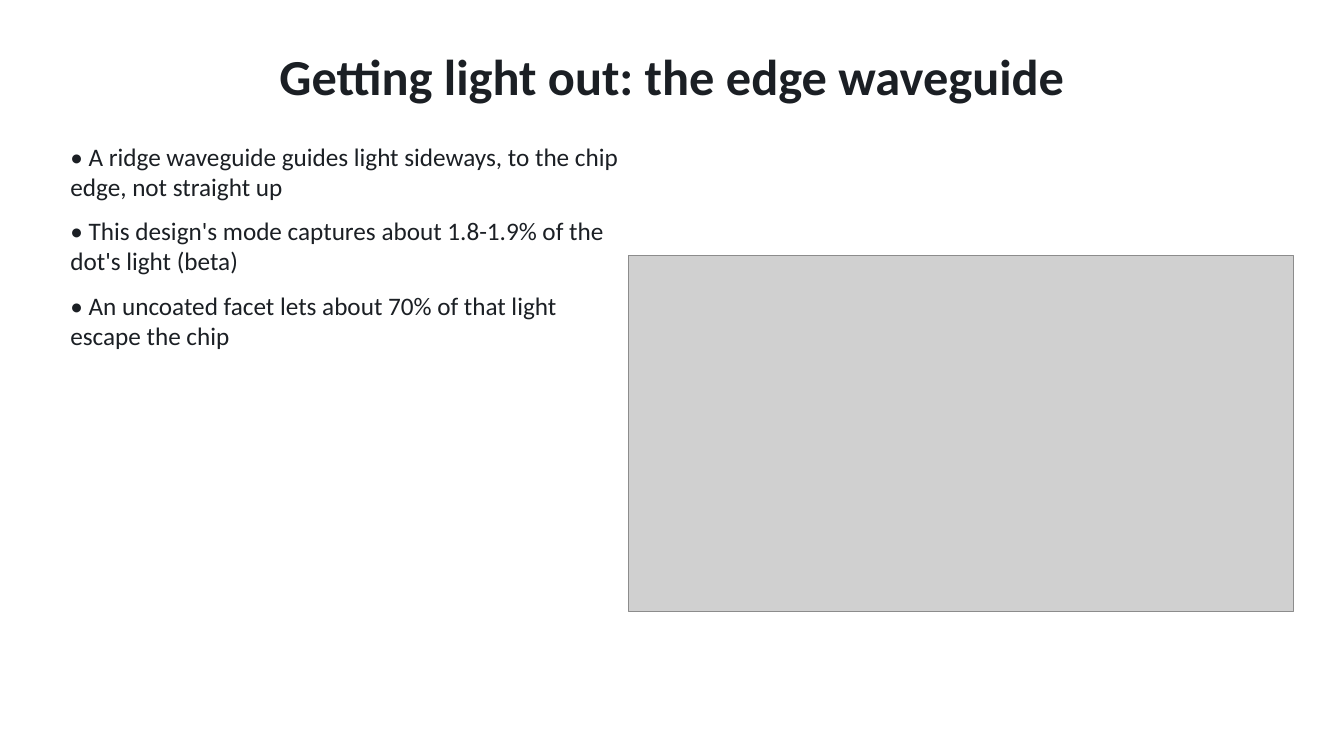
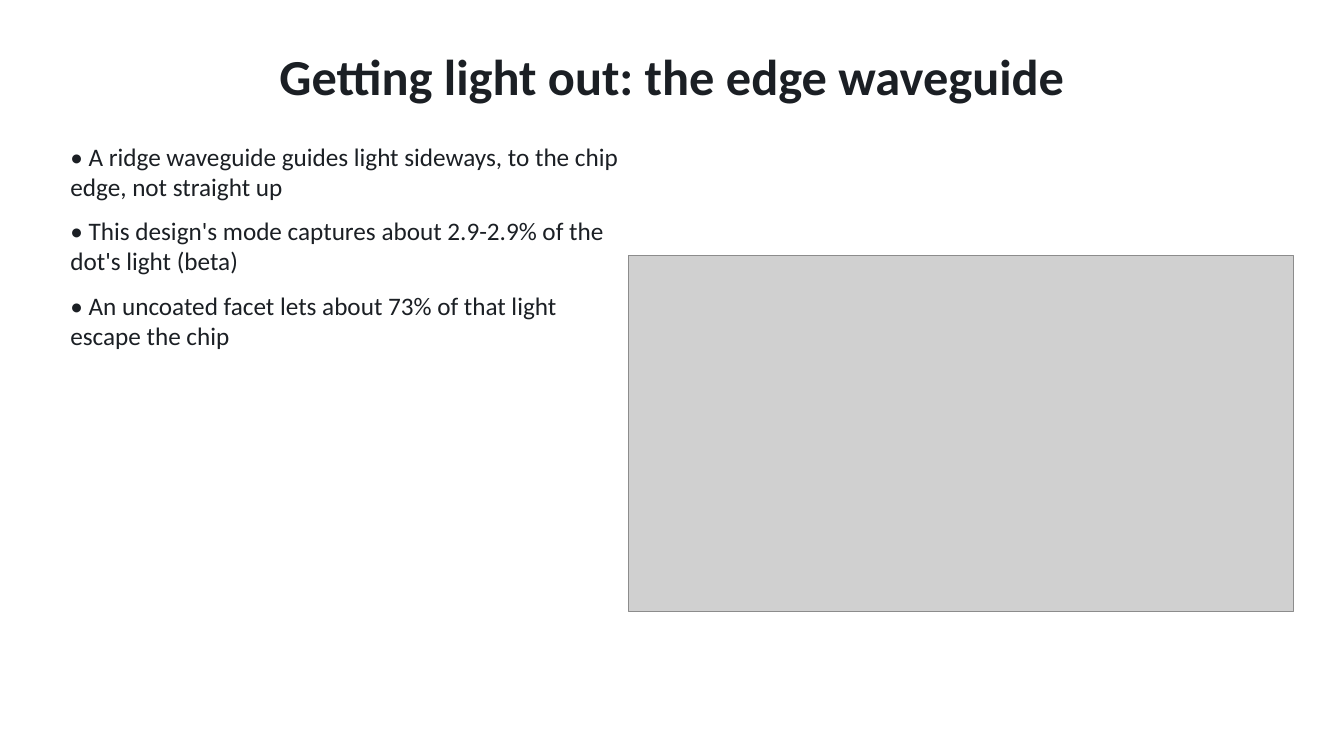
Before and after one commit to Alpharceus/qd-photon-sim, a slide deck: slide 12 of out/presentation/qd_edge_sps.pptx. Drawn at 1344x756 pixels with LibreOffice and Linux fonts; fonts in the diff are those of the drawing; grey boxes stand for pictures. Boxes give left, top, right and bottom in pixels: in the first picture for what was removed or moved away, otherwise in the second. Text is boxed around its words. In the diff, an @@ line names an element or a change of style, - is before the commit and + after.

```diff
--- a/out/presentation/qd_edge_sps.pptx
+++ b/out/presentation/qd_edge_sps.pptx
@@ text at <box>70,222,603,349</box>: text changed @@
-• This design's mode captures about 1.8-1.9% of the dot's light (beta)
-• An uncoated facet lets about 70% of that light escape the chip
+• This design's mode captures about 2.9-2.9% of the dot's light (beta)
+• An uncoated facet lets about 73% of that light escape the chip
```
Also in this commit, not shown: 5 other slides changed, 2 slides added, 2 slides removed, 9 other files.
